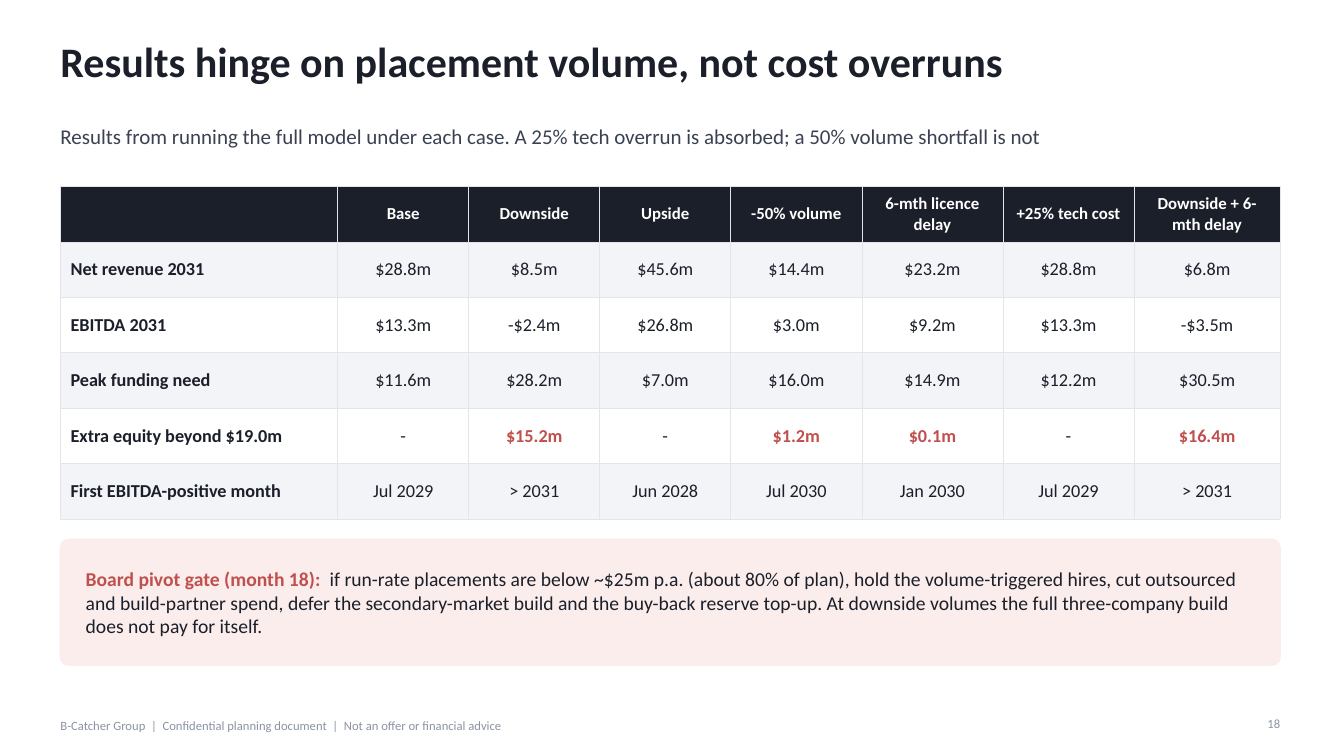
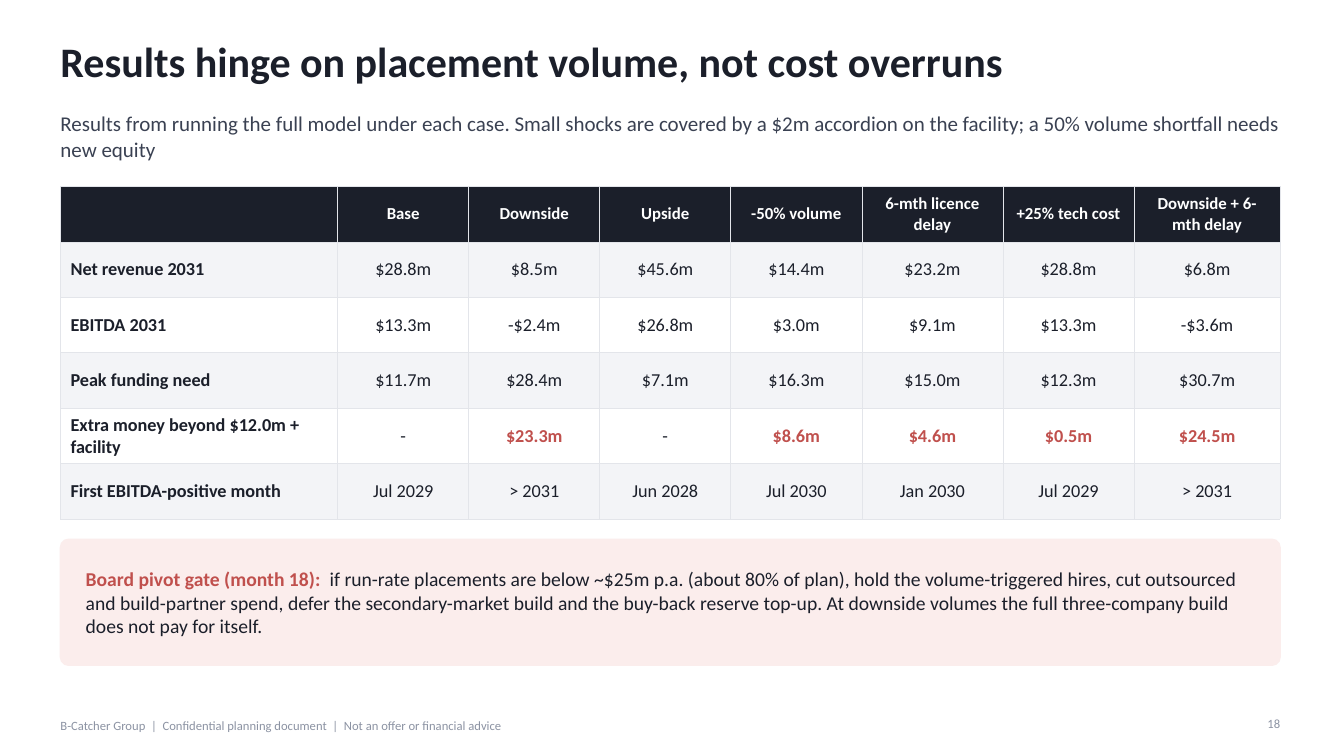
Before and after one commit to SimonQTangible/github-slideshow, a slide deck: slide 18 of bcatcher-group/upload_v10/BCatcher_Group_Investor_Deck_v10.pptx. Drawn at 1344x756 pixels with LibreOffice and Linux fonts; fonts in the diff are those of the drawing. Boxes give left, top, right and bottom in pixels: in the first picture for what was removed or moved away, otherwise in the second. Text is boxed around its words. In the diff, an @@ line names an element or a change of style, - is before the commit and + after.

```diff
--- a/bcatcher-group/upload_v10/BCatcher_Group_Investor_Deck_v10.pptx
+++ b/bcatcher-group/upload_v10/BCatcher_Group_Investor_Deck_v10.pptx
@@ text at (60, 116, 1278, 161): text changed @@
-Results from running the full model under each case. A 25% tech overrun is absorbed; a 50% volume shortfall is not
+Results from running the full model under each case. Small shocks are covered by a $2m accordion on the facility; a 50% volume shortfall needs new equity
@@ table at (60, 187, 1280, 504) @@
-row 3, column 6: $9.2m
+row 3, column 6: $9.1m
-row 3, column 8: -$3.5m
+row 3, column 8: -$3.6m
-row 4: Peak funding need | $11.6m | $28.2m | $7.0m | $16.0m | $14.9m | $12.2m | $30.5m
+row 4: Peak funding need | $11.7m | $28.4m | $7.1m | $16.3m | $15.0m | $12.3m | $30.7m
-row 5: Extra equity beyond $19.0m | - | $15.2m | - | $1.2m | $0.1m | - | $16.4m
+row 5: Extra money beyond $12.0m + facility | - | $23.3m | - | $8.6m | $4.6m | $0.5m | $24.5m
```
Also in this commit, not shown: 7 other slides changed, 28 other files.
